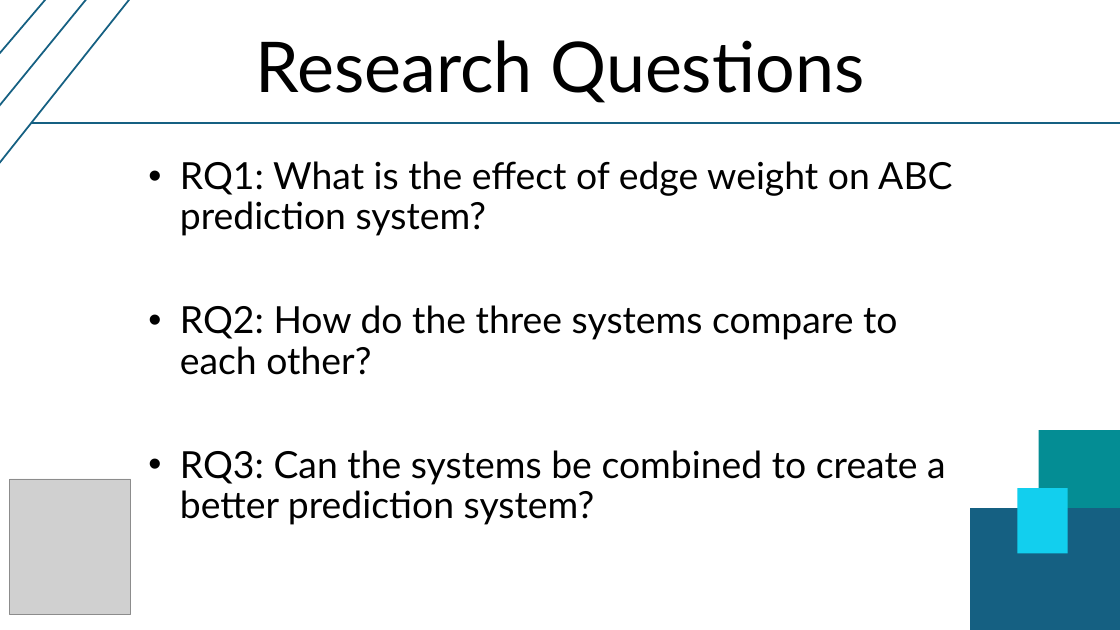
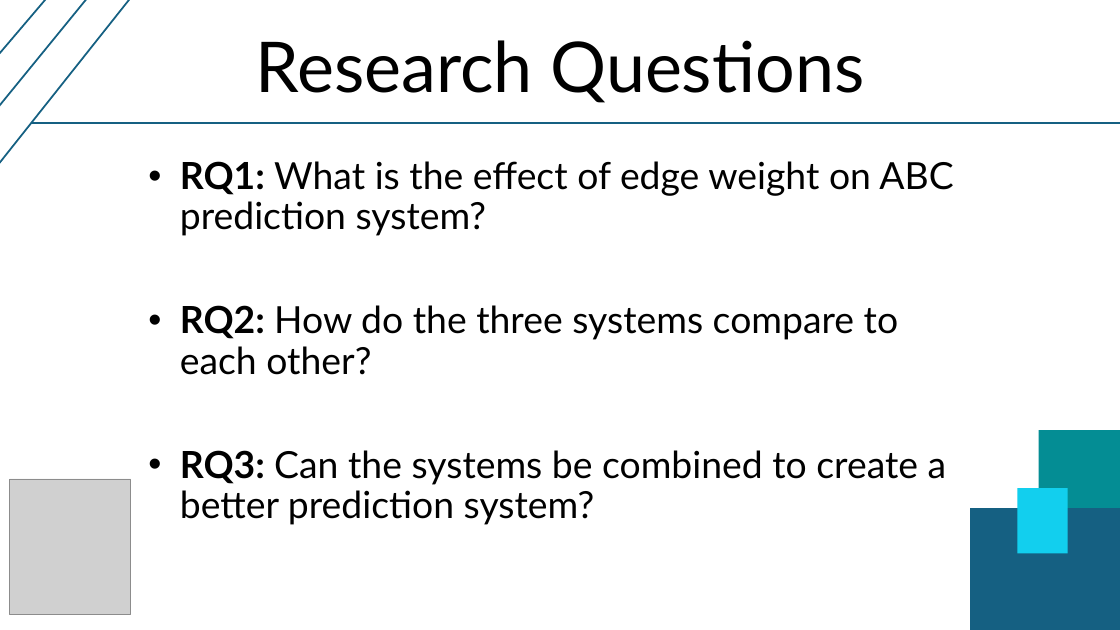
Before and after one commit to T1mTop1a/level4_individual_project, a slide deck: slide 6 of presentation/slides.pptx (slide 4 before the commit). Drawn at 1120x630 pixels with LibreOffice and Linux fonts; fonts in the diff are those of the drawing; grey boxes stand for pictures. Boxes give left, top, right and bottom in pixels: in the first picture for what was removed or moved away, otherwise in the second. Text is boxed around its words. In the diff, an @@ line names an element or a change of style, - is before the commit and + after.

```diff
--- a/presentation/slides.pptx
+++ b/presentation/slides.pptx
@@ subtitle "RQ1: What is the effect ..." at (x1=180, y1=161, x2=953, y2=525): bold on in "RQ1:", "RQ2:", "RQ3:" @@
```
Also in this commit, not shown: 3 other slides changed, 5 slides added.
